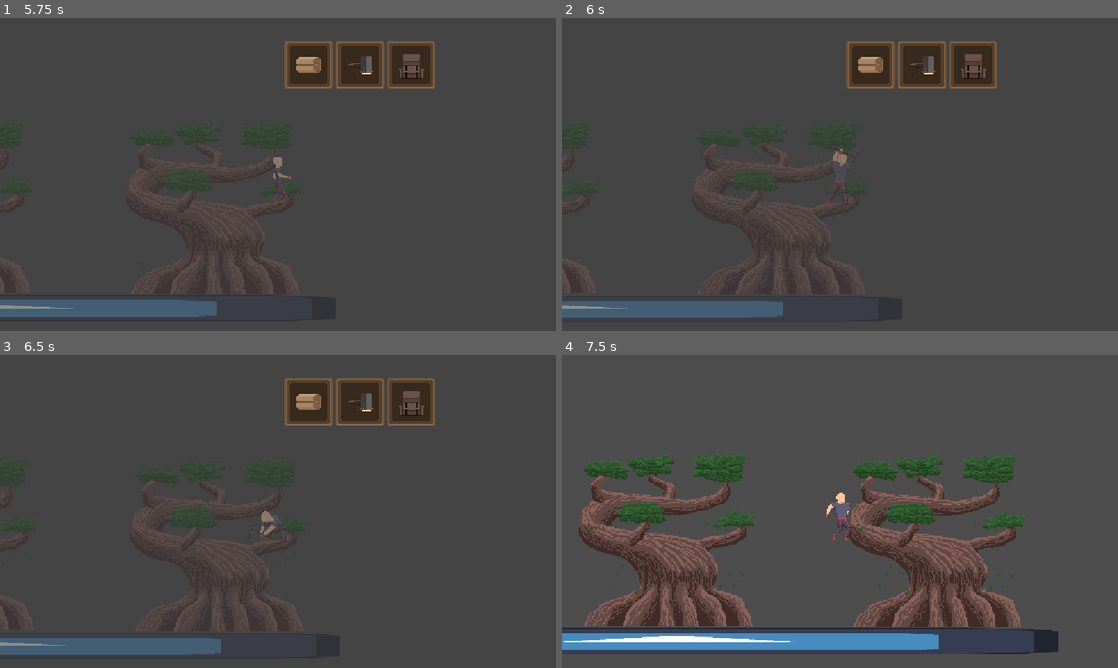
Above: before the commit, frames 1-4 (two rows, left to right).
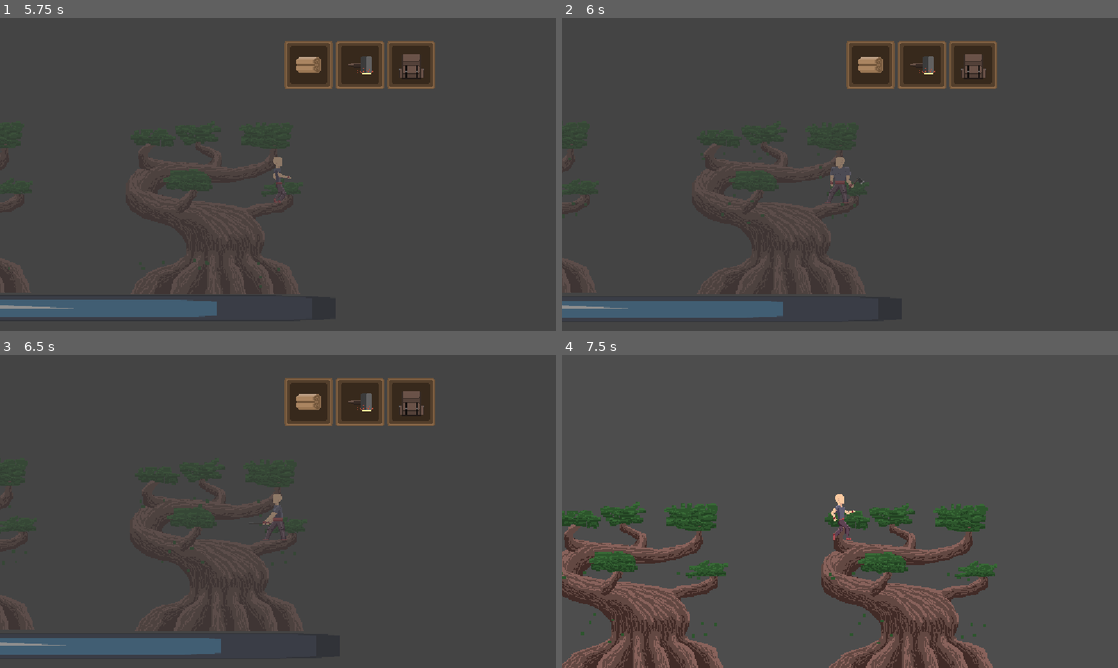
Above: after the commit, the same moments.

Repository: kelvinocampo/GD_TESTS
Game: Godot game, scene res://juego/juego.tscn
Same seed, same stepped clock (60 frames per second), same inputs: the game is played once before the commit and once after it. The engine's default icon, where the game draws it, is replaced by a stand-in: a white triangle on a blue panel in a dark square.
Inputs:
- Up to frame 1 (5.75 s): hold Right (derecha) 0.53-2.03 s; tap C (craft) at 0.6, 2.85, 5.1 s; tap Up (arriba) at 0.77, 1.52, 3.02, 3.77, 4.52 s; tap E (interactuar) at 1.35, 3.6 s; hold A (izquierda) 2.03-2.78 s; hold Shift (rapido) 2.03-2.78 s; hold Right (derecha) 2.78-4.28 s; tap I (inventario) at 4.15 s; hold A (izquierda) 4.28-5.03 s; tap Shift (rapido) at 4.35 s; hold Right (derecha) from 5.03 s (still down)
- Up to frame 2 (6 s): release Right (derecha) at 5.78 s; hold A (izquierda) from 5.78 s (still down); tap E (interactuar) at 5.85 s
- Up to frame 3 (6.5 s): keep holding A (izquierda); tap Up (arriba) at 6.02 s
- Up to frame 4 (7.5 s): hold Shift (rapido) 6.53-7.28 s; tap Up (arriba) at 6.77 s; release A (izquierda) at 7.28 s; hold Right (derecha) from 7.28 s (still down); tap C (craft) at 7.35 s

Frame 1 is identical in both runs. In frame 2, 0.1% of the frame differs, in the area x 48-55%, y 40-55%; in frame 3, 0.2%; in frame 4, 25%, in the area x 0-90%, y 31-100%.

Commit message:
refactor: improve inventory slot filtering and update player texture references

Diff:
--- a/CRAFT_TRADE/data/inventario_data.gd
+++ b/CRAFT_TRADE/data/inventario_data.gd
@@ -19,7 +19,9 @@
 				slot.cantidad += cantidad_a_mover
 				restante -= cantidad_a_mover
 	while restante > 0:
-		var empty_slots = items.filter(func(slot): return slot.item == null)
+		var empty_slots = items.filter(
+			func(_slot): return _slot.item == null
+		)
 		if empty_slots.is_empty():
 			break
 		var slot = empty_slots[0]
--- a/CRAFT_TRADE/jugador/jugador.tscn
+++ b/CRAFT_TRADE/jugador/jugador.tscn
@@ -1,125 +1,167 @@
-[gd_scene load_steps=34 format=3 uid="uid://bjsf3q6hvbyji"]
+[gd_scene load_steps=43 format=3 uid="uid://bjsf3q6hvbyji"]
 
 [ext_resource type="Script" uid="uid://bw6i3hhxf0ai7" path="res://jugador/jugador.gd" id="1_g2els"]
 [ext_resource type="Texture2D" uid="uid://dstb7fbtj62h4" path="res://assets/player.png" id="2_28edd"]
 [ext_resource type="Resource" uid="uid://1ynwada7q6m5" path="res://menu/inventory.tres" id="2_k64kw"]
 
+[sub_resource type="AtlasTexture" id="AtlasTexture_im34r"]
+atlas = ExtResource("2_28edd")
+region = Rect2(240, 600, 120, 120)
+
+[sub_resource type="AtlasTexture" id="AtlasTexture_a407c"]
+atlas = ExtResource("2_28edd")
+region = Rect2(360, 600, 120, 120)
+
 [sub_resource type="AtlasTexture" id="AtlasTexture_vu2ya"]
 atlas = ExtResource("2_28edd")
+region = Rect2(480, 600, 120, 120)
+
+[sub_resource type="AtlasTexture" id="AtlasTexture_xreb1"]
+atlas = ExtResource("2_28edd")
+region = Rect2(600, 600, 120, 120)
+
+[sub_resource type="AtlasTexture" id="AtlasTexture_tkcrs"]
+atlas = ExtResource("2_28edd")
+region = Rect2(720, 600, 120, 120)
+
+[sub_resource type="AtlasTexture" id="AtlasTexture_yl2o6"]
+atlas = ExtResource("2_28edd")
+region = Rect2(0, 720, 120, 120)
+
+[sub_resource type="AtlasTexture" id="AtlasTexture_uo3ig"]
+atlas = ExtResource("2_28edd")
+region = Rect2(120, 720, 120, 120)
+
+[sub_resource type="AtlasTexture" id="AtlasTexture_xmq2a"]
+atlas = ExtResource("2_28edd")
+region = Rect2(240, 720, 120, 120)
+
+[sub_resource type="AtlasTexture" id="AtlasTexture_frsvm"]
+atlas = ExtResource("2_28edd")
+region = Rect2(360, 720, 120, 120)
+
+[sub_resource type="AtlasTexture" id="AtlasTexture_ahroc"]
+atlas = ExtResource("2_28edd")
+region = Rect2(0, 120, 120, 120)
+
+[sub_resource type="AtlasTexture" id="AtlasTexture_slyet"]
+atlas = ExtResource("2_28edd")
+region = Rect2(120, 120, 120, 120)
+
+[sub_resource type="AtlasTexture" id="AtlasTexture_mk724"]
+atlas = ExtResource("2_28edd")
+region = Rect2(0, 0, 120, 120)
+
+[sub_resource type="AtlasTexture" id="AtlasTexture_vmphg"]
+atlas = ExtResource("2_28edd")
+region = Rect2(120, 0, 120, 120)
+
+[sub_resource type="AtlasTexture" id="AtlasTexture_5iu33"]
+atlas = ExtResource("2_28edd")
+region = Rect2(360, 0, 120, 120)
+
+[sub_resource type="AtlasTexture" id="AtlasTexture_llqwg"]
+atlas = ExtResource("2_28edd")
+region = Rect2(480, 0, 120, 120)
+
+[sub_resource type="AtlasTexture" id="AtlasTexture_ifo1j"]
+atlas = ExtResource("2_28edd")
+region = Rect2(600, 0, 120, 120)
+
+[sub_resource type="AtlasTexture" id="AtlasTexture_jcs7t"]
+atlas = ExtResource("2_28edd")
+region = Rect2(720, 0, 120, 120)
+
+[sub_resource type="AtlasTexture" id="AtlasTexture_s00yy"]
+atlas = ExtResource("2_28edd")
+region = Rect2(0, 480, 120, 120)
+
+[sub_resource type="AtlasTexture" id="AtlasTexture_f7jpx"]
+atlas = ExtResource("2_28edd")
+region = Rect2(120, 480, 120, 120)
+
+[sub_resource type="AtlasTexture" id="AtlasTexture_1dy1v"]
+atlas = ExtResource("2_28edd")
+region = Rect2(240, 480, 120, 120)
+
+[sub_resource type="AtlasTexture" id="AtlasTexture_n8rau"]
+atlas = ExtResource("2_28edd")
+region = Rect2(360, 480, 120, 120)
+
+[sub_resource type="AtlasTexture" id="AtlasTexture_lk6wm"]
+atlas = ExtResource("2_28edd")
 region = Rect2(480, 480, 120, 120)
 
-[sub_resource type="AtlasTexture" id="AtlasTexture_xreb1"]
+[sub_resource type="AtlasTexture" id="AtlasTexture_x1u8r"]
 atlas = ExtResource("2_28edd")
 region = Rect2(600, 480, 120, 120)
 
-[sub_resource type="AtlasTexture" id="AtlasTexture_tkcrs"]
+[sub_resource type="AtlasTexture" id="AtlasTexture_qpsj6"]
+atlas = ExtResource("2_28edd")
+region = Rect2(720, 480, 120, 120)
+
+[sub_resource type="AtlasTexture" id="AtlasTexture_0i5ql"]
 atlas = ExtResource("2_28edd")
 region = Rect2(0, 600, 120, 120)
 
-[sub_resource type="AtlasTexture" id="AtlasTexture_yl2o6"]
-atlas = ExtResource("2_28edd")
-region = Rect2(120, 600, 120, 120)
-
-[sub_resource type="AtlasTexture" id="AtlasTexture_uo3ig"]
-atlas = ExtResource("2_28edd")
-region = Rect2(240, 600, 120, 120)
-
-[sub_resource type="AtlasTexture" id="AtlasTexture_xmq2a"]
-atlas = ExtResource("2_28edd")
-region = Rect2(360, 600, 120, 120)
-
-[sub_resource type="AtlasTexture" id="AtlasTexture_frsvm"]
-atlas = ExtResource("2_28edd")
-region = Rect2(600, 600, 120, 120)
-
-[sub_resource type="AtlasTexture" id="AtlasTexture_ahroc"]
-atlas = ExtResource("2_28edd")
-region = Rect2(0, 720, 120, 120)
-
-[sub_resource type="AtlasTexture" id="AtlasTexture_im34r"]
-atlas = ExtResource("2_28edd")
-region = Rect2(120, 120, 120, 120)
-
-[sub_resource type="AtlasTexture" id="AtlasTexture_a407c"]
-atlas = ExtResource("2_28edd")
-region = Rect2(240, 120, 120, 120)
-
-[sub_resource type="AtlasTexture" id="AtlasTexture_qimn5"]
-atlas = ExtResource("2_28edd")
-region = Rect2(0, 0, 120, 120)
-
-[sub_resource type="AtlasTexture" id="AtlasTexture_gynwn"]
-atlas = ExtResource("2_28edd")
-region = Rect2(120, 0, 120, 120)
-
-[sub_resource type="AtlasTexture" id="AtlasTexture_xm55e"]
-atlas = ExtResource("2_28edd")
-region = Rect2(360, 0, 120, 120)
-
-[sub_resource type="AtlasTexture" id="AtlasTexture_qimqe"]
-atlas = ExtResource("2_28edd")
-region = Rect2(480, 0, 120, 120)
-
-[sub_resource type="AtlasTexture" id="AtlasTexture_l5m57"]
-atlas = ExtResource("2_28edd")
-region = Rect2(0, 120, 120, 120)
-
-[sub_resource type="AtlasTexture" id="AtlasTexture_6lqtn"]
-atlas = ExtResource("2_28edd")
-region = Rect2(120, 120, 120, 120)
-
-[sub_resource type="AtlasTexture" id="AtlasTexture_slyet"]
+[sub_resource type="AtlasTexture" id="AtlasTexture_2neg3"]
+atlas = ExtResource("2_28edd")
+region = Rect2(600, 120, 120, 120)
+
+[sub_resource type="AtlasTexture" id="AtlasTexture_6f0op"]
+atlas = ExtResource("2_28edd")
+region = Rect2(720, 120, 120, 120)
+
+[sub_resource type="AtlasTexture" id="AtlasTexture_yfvnm"]
 atlas = ExtResource("2_28edd")
 region = Rect2(0, 240, 120, 120)
 
-[sub_resource type="AtlasTexture" id="AtlasTexture_mk724"]
+[sub_resource type="AtlasTexture" id="AtlasTexture_wpsif"]
 atlas = ExtResource("2_28edd")
 region = Rect2(120, 240, 120, 120)
 
-[sub_resource type="AtlasTexture" id="AtlasTexture_vmphg"]
+[sub_resource type="AtlasTexture" id="AtlasTexture_0c5ff"]
 atlas = ExtResource("2_28edd")
 region = Rect2(240, 240, 120, 120)
 
-[sub_resource type="AtlasTexture" id="AtlasTexture_5iu33"]
+[sub_resource type="AtlasTexture" id="AtlasTexture_l21cp"]
 atlas = ExtResource("2_28edd")
 region = Rect2(360, 240, 120, 120)
 
-[sub_resource type="AtlasTexture" id="AtlasTexture_llqwg"]
+[sub_resource type="AtlasTexture" id="AtlasTexture_0lqcp"]
 atlas = ExtResource("2_28edd")
 region = Rect2(480, 240, 120, 120)
 
-[sub_resource type="AtlasTexture" id="AtlasTexture_ifo1j"]
+[sub_resource type="AtlasTexture" id="AtlasTexture_ah7t4"]
 atlas = ExtResource("2_28edd")
 region = Rect2(600, 240, 120, 120)
 
-[sub_resource type="AtlasTexture" id="AtlasTexture_jcs7t"]
+[sub_resource type="AtlasTexture" id="AtlasTexture_i540u"]
+atlas = ExtResource("2_28edd")
+region = Rect2(720, 240, 120, 120)
+
+[sub_resource type="AtlasTexture" id="AtlasTexture_1nsf5"]
 atlas = ExtResource("2_28edd")
 region = Rect2(0, 360, 120, 120)
 
-[sub_resource type="AtlasTexture" id="AtlasTexture_s00yy"]
+[sub_resource type="AtlasTexture" id="AtlasTexture_hvpcp"]
 atlas = ExtResource("2_28edd")
 region = Rect2(120, 360, 120, 120)
 
-[sub_resource type="AtlasTexture" id="AtlasTexture_f7jpx"]
+[sub_resource type="AtlasTexture" id="AtlasTexture_4dnma"]
 atlas = ExtResource("2_28edd")
 region = Rect2(240, 360, 120, 120)
-
-[sub_resource type="AtlasTexture" id="AtlasTexture_1dy1v"]
-atlas = ExtResource("2_28edd")
-region = Rect2(360, 360, 120, 120)
-
-[sub_resource type="AtlasTexture" id="AtlasTexture_n8rau"]
-atlas = ExtResource("2_28edd")
-region = Rect2(480, 360, 120, 120)
-
-[sub_resource type="AtlasTexture" id="AtlasTexture_lk6wm"]
-atlas = ExtResource("2_28edd")
-region = Rect2(600, 360, 120, 120)
 
 [sub_resource type="SpriteFrames" id="SpriteFrames_qhqgy"]
 animations = [{
 "frames": [{
 "duration": 1.0,
+"texture": SubResource("AtlasTexture_im34r")
+}, {
+"duration": 1.0,
+"texture": SubResource("AtlasTexture_a407c")
+}, {
+"duration": 1.0,
 "texture": SubResource("AtlasTexture_vu2ya")
 }, {
 "duration": 1.0,
@@ -139,9 +181,6 @@
 }, {
 "duration": 1.0,
 "texture": SubResource("AtlasTexture_frsvm")
-}, {
-"duration": 1.0,
-"texture": SubResource("AtlasTexture_ahroc")
 }],
 "loop": false,
 "name": &"chop",
@@ -149,10 +188,10 @@
 }, {
 "frames": [{
 "duration": 1.0,
-"texture": SubResource("AtlasTexture_im34r")
-}, {
-"duration": 1.0,
-"texture": SubResource("AtlasTexture_a407c")
+"texture": SubResource("AtlasTexture_ahroc")
+}, {
+"duration": 1.0,
+"texture": SubResource("AtlasTexture_slyet")
 }],
 "loop": true,
 "name": &"fall",
@@ -171,16 +210,16 @@
 }, {
 "frames": [{
 "duration": 1.0,
-"texture": SubResource("AtlasTexture_xm55e")
-}, {
-"duration": 1.0,
-"texture": SubResource("AtlasTexture_qimqe")
-}, {
-"duration": 1.0,
-"texture": SubResource("AtlasTexture_l5m57")
-}, {
-"duration": 1.0,
-"texture": SubResource("AtlasTexture_6lqtn")
+"texture": SubResource("AtlasTexture_5iu33")
+}, {
+"duration": 1.0,
+"texture": SubResource("AtlasTexture_llqwg")
+}, {
+"duration": 1.0,
+"texture": SubResource("AtlasTexture_ifo1j")
+}, {
+"duration": 1.0,
+"texture": SubResource("AtlasTexture_jcs7t")
 }],
 "loop": false,
 "name": &"jump",
@@ -188,28 +227,28 @@
 }, {
 "frames": [{
 "duration": 1.0,
-"texture": SubResource("AtlasTexture_vu2ya")
-}, {
-"duration": 1.0,
-"texture": SubResource("AtlasTexture_xreb1")
-}, {
-"duration": 1.0,
-"texture": SubResource("AtlasTexture_tkcrs")
-}, {
-"duration": 1.0,
-"texture": SubResource("AtlasTexture_yl2o6")
-}, {
-"duration": 1.0,
-"texture": SubResource("AtlasTexture_uo3ig")
-}, {
-"duration": 1.0,
-"texture": SubResource("AtlasTexture_xmq2a")
-}, {
-"duration": 1.0,
-"texture": SubResource("AtlasTexture_frsvm")
-}, {
-"duration": 1.0,
-"texture": SubResource("AtlasTexture_ahroc")
+"texture": SubResource("AtlasTexture_s00yy")
+}, {
+"duration": 1.0,
+"texture": SubResource("AtlasTexture_f7jpx")
+}, {
+"duration": 1.0,
+"texture": SubResource("AtlasTexture_1dy1v")
+}, {
+"duration": 1.0,
+"texture": SubResource("AtlasTexture_n8rau")
+}, {
+"duration": 1.0,
+"texture": SubResource("AtlasTexture_lk6wm")
+}, {
+"duration": 1.0,
+"texture": SubResource("AtlasTexture_x1u8r")
+}, {
+"duration": 1.0,
+"texture": SubResource("AtlasTexture_qpsj6")
+}, {
+"duration": 1.0,
+"texture": SubResource("AtlasTexture_0i5ql")
 }],
 "loop": false,
 "name": &"mine",
@@ -217,40 +256,40 @@
 }, {
 "frames": [{
 "duration": 1.0,
-"texture": SubResource("AtlasTexture_slyet")
-}, {
-"duration": 1.0,
-"texture": SubResource("AtlasTexture_mk724")
-}, {
-"duration": 1.0,
-"texture": SubResource("AtlasTexture_vmphg")
-}, {
-"duration": 1.0,
-"texture": SubResource("AtlasTexture_5iu33")
-}, {
-"duration": 1.0,
-"texture": SubResource("AtlasTexture_llqwg")
-}, {
-"duration": 1.0,
-"texture": SubResource("AtlasTexture_ifo1j")
-}, {
-"duration": 1.0,
-"texture": SubResource("AtlasTexture_jcs7t")
-}, {
-"duration": 1.0,
-"texture": SubResource("AtlasTexture_s00yy")
-}, {
-"duration": 1.0,
-"texture": SubResource("AtlasTexture_f7jpx")
-}, {
-"duration": 1.0,
-"texture": SubResource("AtlasTexture_1dy1v")
-}, {
-"duration": 1.0,
-"texture": SubResource("AtlasTexture_n8rau")
-}, {
-"duration": 1.0,
-"texture": SubResource("AtlasTexture_lk6wm")
+"texture": SubResource("AtlasTexture_2neg3")
+}, {
+"duration": 1.0,
+"texture": SubResource("AtlasTexture_6f0op")
+}, {
+"duration": 1.0,
+"texture": SubResource("AtlasTexture_yfvnm")
+}, {
+"duration": 1.0,
+"texture": SubResource("AtlasTexture_wpsif")
+}, {
+"duration": 1.0,
+"texture": SubResource("AtlasTexture_0c5ff")
+}, {
+"duration": 1.0,
+"texture": SubResource("AtlasTexture_l21cp")
+}, {
+"duration": 1.0,
+"texture": SubResource("AtlasTexture_0lqcp")
+}, {
+"duration": 1.0,
+"texture": SubResource("AtlasTexture_ah7t4")
+}, {
+"duration": 1.0,
+"texture": SubResource("AtlasTexture_i540u")
+}, {
+"duration": 1.0,
+"texture": SubResource("AtlasTexture_1nsf5")
+}, {
+"duration": 1.0,
+"texture": SubResource("AtlasTexture_hvpcp")
+}, {
+"duration": 1.0,
+"texture": SubResource("AtlasTexture_4dnma")
 }],
 "loop": true,
 "name": &"walk",
@@ -269,7 +308,7 @@
 
 [node name="AnimatedSprite2D" type="AnimatedSprite2D" parent="."]
 sprite_frames = SubResource("SpriteFrames_qhqgy")
-animation = &"chop"
+animation = &"walk"
 
 [node name="CollisionShape2D" type="CollisionShape2D" parent="."]
 visible = false
Binary file changed: CRAFT_TRADE/assets/player.png
Not shown: 1 places in CRAFT_TRADE/jugador/jugador.tscn that only renumber resources
